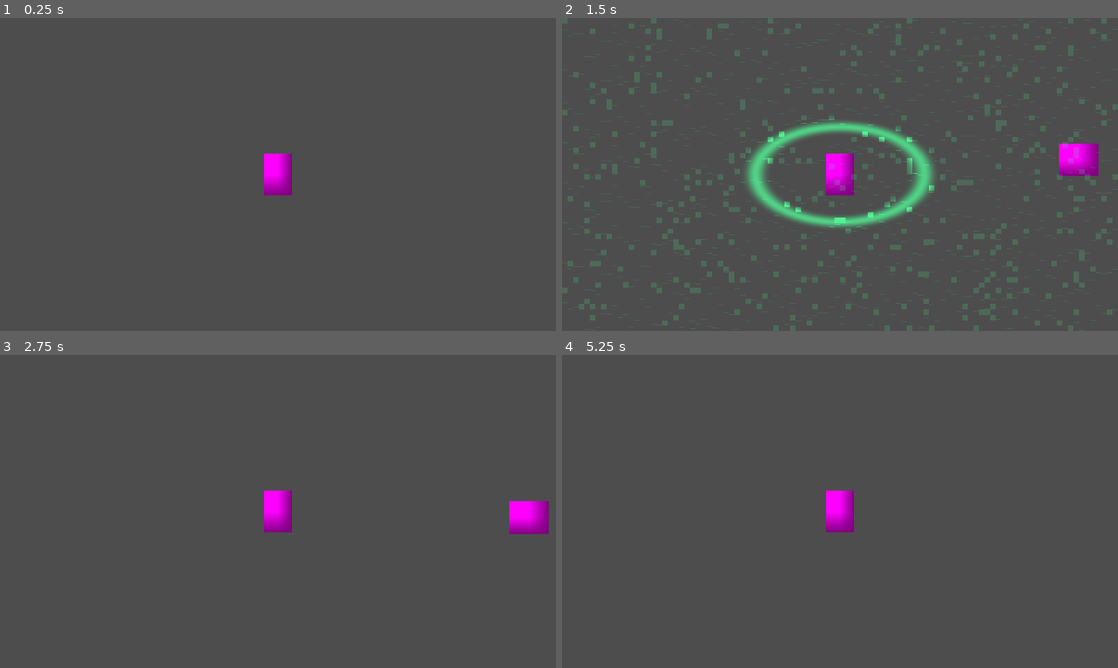
Above: before the commit, frames 1-4 (two rows, left to right).
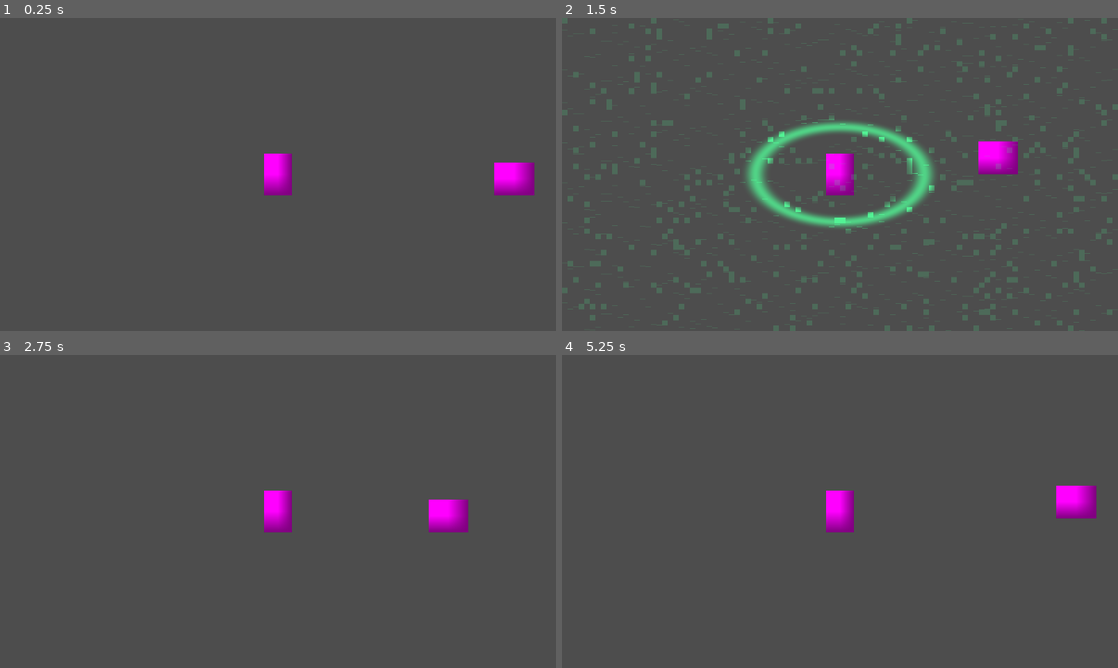
Above: after the commit, the same moments.

Repository: northstarstudios/almost
Game: Godot game, scene res://scenes/rooms/beginning/beginning_room.tscn
The game is run twice, just before and just after one commit, with the same random seed, the same clock (stepped at 60 frames per second) and the same inputs.
Inputs:
- Up to frame 1 (0.25 s): no input
- Up to frame 2 (1.5 s): tap Enter (interact) at 0.5 s; hold D (move_right) 0.53-1.28 s; hold Enter (interact) 0.53-1.28 s; hold Down (move_down) from 1.28 s (still down); tap R at 1.35 s
- Up to frame 3 (2.75 s): release Down (move_down) at 2.03 s; hold D (move_right) from 2.03 s (still down); hold Enter (interact) from 2.03 s (still down)
- Up to frame 4 (5.25 s): release D (move_right) at 2.78 s; release Enter (interact) at 2.78 s; hold W (move_up) 2.78-3.53 s; tap R at 2.85, 4.35 s; hold Enter (interact) 3.53-4.28 s; hold A (move_left) 3.53-5.03 s; hold Down (move_down) from 5.03 s (still down); hold Enter (interact) from 5.03 s (still down)

The runs differ from the first frame. In frame 1, 0.8% of the frame differs, in the area x 88-97%, y 46-57%; in frame 2, 1.5%, in the area x 74-97%, y 39-51%; in frame 3, 1.5%; in frame 4, 0.8%.

Commit message:
move character so they can see the interactible Guide

Diff:
--- a/scenes/rooms/beginning/beginning_room.tscn
+++ b/scenes/rooms/beginning/beginning_room.tscn
@@ -55,7 +55,7 @@
 script = ExtResource("3_room")
 
 [node name="CharacterBody2D" parent="." instance=ExtResource("1_0cb1q")]
-position = Vector2(27, 32)
+position = Vector2(120, 34)
 
 [node name="Guide" type="Area2D" parent="." node_paths=PackedStringArray("dialogue_box")]
 position = Vector2(418, 24)
Not shown, changed: .DS_Store
Not shown, changed: scenes/.DS_Store
Not shown, changed: scenes/rooms/.DS_Store
